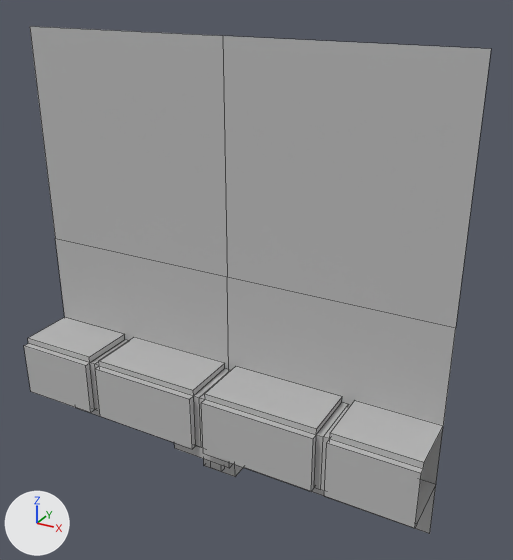
Two versions of the FBX model game/Assets/Models/Levels/Castle/Constructor/Castle_constructor_03.fbx, one commit apart.
One viewpoint serves both versions: a 50 mm lens placed at (0.51, -0.836, 0.423), pointed at (0.039, 0.019, -0.004). The axes (+X, +Y, +Z) are drawn at lower left. The lights are the same throughout. Mesh edges are drawn as thin lines. Where no turn or scale is listed for an object, it has been applied to the vertices. Vertices at the same position are counted once.

The older version as bpy lines, for what is in view:
```python
me_mesh = bpy.data.meshes.new('Mesh')
me_mesh.from_pydata(...)  # 111 vertices, 75 faces; spans x -0.342..0.342, y -0.1..0.0, z -0.342..0.342
me_mesh.materials.append(mat_lambert1)  # grey #bcbcbc
ob_castle_constructor_03 = bpy.data.objects.new('Castle_constructor_03', me_mesh)
ob_castle_constructor_03.location = (0.0, 0.0, 0.0)
```
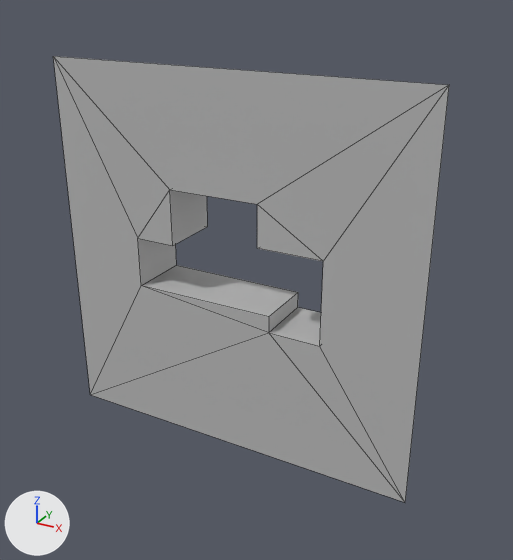
Boxes [x1, y1, x2, y2] around the edits, measured in the pictures (513 x 560 px):
'Castle_constructor_03', reshaped (15% narrower, 12% shorter)
    before: [24, 26, 491, 534]
    after: [53, 56, 449, 502]
part 1 of me_mesh, deleted
    before: [24, 317, 348, 491]
part 2 of me_mesh, deleted
    before: [321, 400, 443, 528]
part 3 of me_mesh, deleted
    before: [175, 443, 233, 468]
part 4 of me_mesh, deleted
    before: [211, 462, 224, 471]
part 5 of me_mesh, deleted
    before: [204, 459, 244, 477]
part 6 of me_mesh, built on
    before: [30, 26, 491, 534]
    after: [53, 56, 449, 502]

What changed in the scene script:
```text
Change me_mesh:
    used by ob_castle_constructor_03; location = (0.0, 0.0, 0.0)
    remove me_mesh.from_pydata(...)  # 111 vertices, 75 faces; spans x -0.342..0.342, y -0.1..0.0, z -0.342..0.342
    add me_mesh.from_pydata(...)  # 24 vertices, 21 faces; spans x -0.301..0.301, y 0.0..0.1, z -0.301..0.301
    me_mesh part 1: the loose piece of 59 vertices spanning x -0.342..0.203, y -0.1..0.0, z -0.25..-0.15 is deleted
    me_mesh part 2: the loose piece of 19 vertices spanning x 0.203..0.342, y -0.1..0.0, z -0.25..-0.15 is deleted
    me_mesh part 3: the loose piece of 8 vertices spanning x -0.047..0.053, y -0.09..0.0, z -0.27..-0.25 is deleted
    me_mesh part 4: the loose piece of 8 vertices spanning x -0.007..0.013, y -0.05..-0.04, z -0.32..-0.3 is deleted
    me_mesh part 5: the loose piece of 8 vertices spanning x -0.027..0.033, y -0.04..0.0, z -0.33..-0.27 is deleted
    me_mesh part 6
    9 vertices are removed from x -0.342..0.342, y 0.0, z -0.342..0.342
    4 faces are deleted
    14 vertices are added at x -0.301..0.301, y 0.0, z -0.301..0.301
    10 new vertices lie (0.0, 0.1, 0.0) away from vertices in x -0.164..0.154, y 0.0, z -0.077..0.121
    21 new faces join them
```
